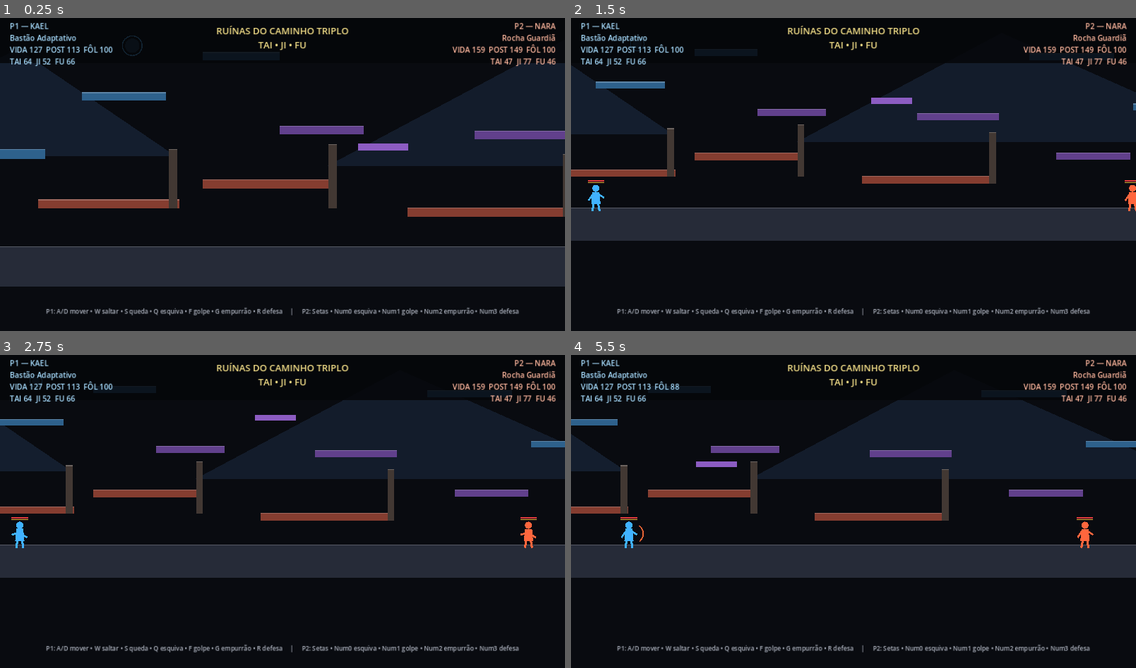
Above: before the commit, frames 1-4 (two rows, left to right).
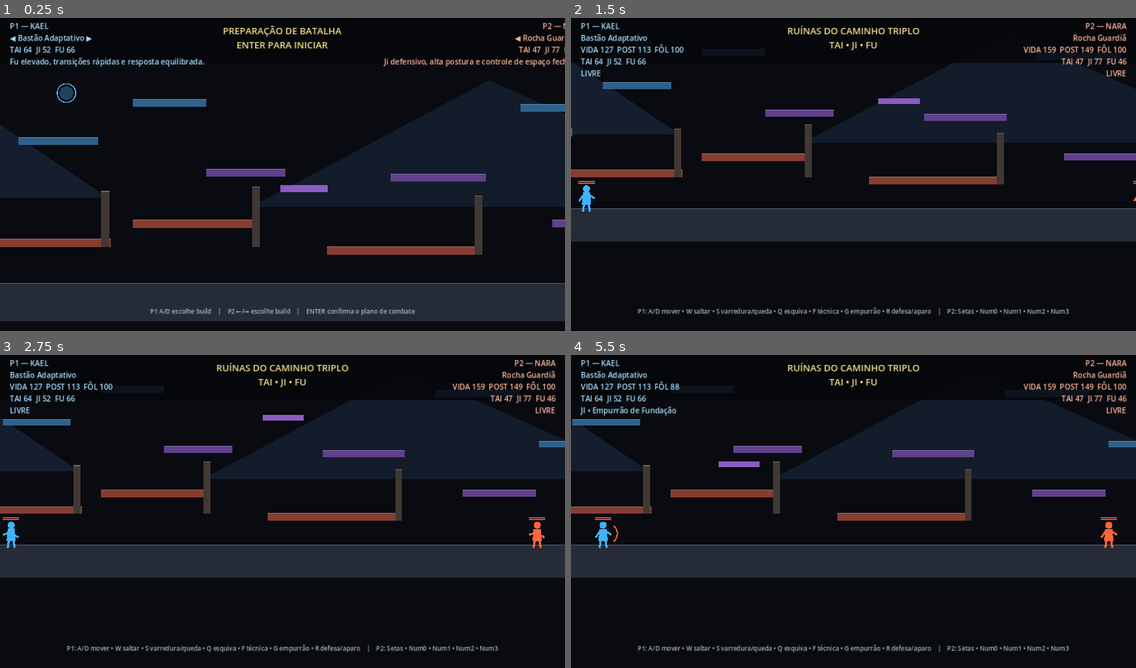
Above: after the commit, the same moments.

Repository: Tehkne-Solutions/taijifu-masters
Game: Godot game, scene res://scenes/main.tscn
Same seed, same stepped clock (60 frames per second), same inputs: the game is played once before the commit and once after it.
Inputs:
- Up to frame 1 (0.25 s): no input
- Up to frame 2 (1.5 s): tap Enter (start_match, bound only after the commit) at 0.5 s; hold D (p1_right) from 0.53 s (still down); tap Left (p2_left) at 0.6 s; tap W (p1_jump) at 0.77 s; tap Right (p2_right) at 0.8, 1.35 s
- Up to frame 3 (2.75 s): tap W (p1_jump) at 1.52 s; tap Enter (start_match, bound only after the commit) at 1.55, 2.1 s; release D (p1_right) at 2.03 s; hold A (p1_left) from 2.03 s (still down); tap Left (p2_left) at 2.3 s
- Up to frame 4 (5.5 s): release A (p1_left) at 2.78 s; hold D (p1_right) 2.78-4.28 s; tap F (p1_attack) at 2.85 s; tap W (p1_jump) at 3.02, 3.77, 4.52 s; tap Right (p2_right) at 3.05, 5.3 s; tap R (p1_block) at 3.6 s; tap Enter (start_match, bound only after the commit) at 3.8 s; hold A (p1_left) 4.28-5.03 s; tap Q (p1_dodge) at 4.35 s; tap Left (p2_left) at 4.55 s; hold D (p1_right) from 5.03 s (still down); tap G (p1_push) at 5.1 s

The runs differ from the first frame. In frame 1, 46% of the frame differs, in the area x 0-100%, y 1-97%; in frame 2, 4.9%; in frame 3, 3.6%; in frame 4, 6.2%.

Commit message:
feat: add pre-battle build preparation

Diff:
--- a/scripts/main.gd
+++ b/scripts/main.gd
@@ -1,23 +1,36 @@
 extends Node2D
 
 const FIGHTER_SCENE := preload("res://scenes/fighter/fighter.tscn")
+
+enum MatchState {
+	PREPARATION,
+	BATTLE
+}
 
 @onready var arena: TriplePathArena = $Arena
 @onready var camera: Camera2D = $Camera2D
 @onready var player_one_label: Label = $HUD/PlayerOne
 @onready var player_two_label: Label = $HUD/PlayerTwo
 @onready var center_label: Label = $HUD/CenterInfo
+@onready var controls_label: Label = $HUD/Controls
 
 var player_one: FighterController
 var player_two: FighterController
 var _resetting_round := false
+var _state: MatchState = MatchState.PREPARATION
+var _preset_ids: Array[StringName] = []
+var _selected_preset_indices: Array[int] = [0, 2]
 
 func _ready() -> void:
 	_register_prototype_inputs()
-	_spawn_fighters()
-	center_label.text = "RUÍNAS DO CAMINHO TRIPLO\nTAI • JI • FU"
+	_preset_ids = BuildProfile.available_prototype_presets()
+	_enter_preparation()
 
 func _process(delta: float) -> void:
+	if _state == MatchState.PREPARATION:
+		_process_preparation()
+		return
+
 	if not is_instance_valid(player_one) or not is_instance_valid(player_two):
 		return
 
@@ -25,21 +38,82 @@
 	_update_hud()
 	_check_world_limits()
 
+func _enter_preparation() -> void:
+	_state = MatchState.PREPARATION
+	camera.global_position = arena.world_center()
+	camera.zoom = Vector2(0.72, 0.72)
+	center_label.text = "PREPARAÇÃO DE BATALHA\nENTER PARA INICIAR"
+	controls_label.text = "P1 A/D escolhe build    |    P2 ←/→ escolhe build    |    ENTER confirma o plano de combate"
+	_update_preparation_ui()
+
+func _process_preparation() -> void:
+	var changed := false
+	if Input.is_action_just_pressed("p1_left"):
+		_cycle_preset(0, -1)
+		changed = true
+	elif Input.is_action_just_pressed("p1_right"):
+		_cycle_preset(0, 1)
+		changed = true
+
+	if Input.is_action_just_pressed("p2_left"):
+		_cycle_preset(1, -1)
+		changed = true
+	elif Input.is_action_just_pressed("p2_right"):
+		_cycle_preset(1, 1)
+		changed = true
+
+	if changed:
+		_update_preparation_ui()
+
+	if Input.is_action_just_pressed("start_match"):
+		_start_battle()
+
+func _cycle_preset(player_slot: int, direction: int) -> void:
+	_selected_preset_indices[player_slot] = wrapi(
+		_selected_preset_indices[player_slot] + direction,
+		0,
+		_preset_ids.size()
+	)
+
+func _update_preparation_ui() -> void:
+	var p1_build := BuildProfile.prototype_preset(_preset_ids[_selected_preset_indices[0]])
+	var p2_build := BuildProfile.prototype_preset(_preset_ids[_selected_preset_indices[1]])
+	player_one_label.text = _preparation_summary(p1_build, "P1 — KAEL")
+	player_two_label.text = _preparation_summary(p2_build, "P2 — NARA")
+
+func _preparation_summary(build: BuildProfile, title: String) -> String:
+	return "%s\n◀ %s ▶\nTAI %d  JI %d  FU %d\n%s" % [
+		title,
+		build.display_name,
+		roundi(build.tai_index()),
+		roundi(build.ji_index()),
+		roundi(build.fu_index()),
+		build.tactical_summary
+	]
+
+func _start_battle() -> void:
+	_state = MatchState.BATTLE
+	_spawn_fighters()
+	center_label.text = "RUÍNAS DO CAMINHO TRIPLO\nTAI • JI • FU"
+	controls_label.text = "P1: A/D mover • W saltar • S varredura/queda • Q esquiva • F técnica • G empurrão • R defesa/aparo    |    P2: Setas • Num0 • Num1 • Num2 • Num3"
+
 func _spawn_fighters() -> void:
 	player_one = FIGHTER_SCENE.instantiate() as FighterController
 	player_one.player_index = 1
-	player_one.build_preset = &"adaptive_staff"
+	player_one.build_preset = _preset_ids[_selected_preset_indices[0]]
 	player_one.fighter_color = Color(0.25, 0.70, 1.0)
 	player_one.position = arena.respawn_point(1)
 	player_one.defeated.connect(_on_fighter_defeated)
+	player_one.parry_performed.connect(_on_parry_performed)
 	add_child(player_one)
 
 	player_two = FIGHTER_SCENE.instantiate() as FighterController
 	player_two.player_index = 2
-	player_two.build_preset = &"rock_guardian"
+	player_two.build_preset = _preset_ids[_selected_preset_indices[1]]
 	player_two.fighter_color = Color(1.0, 0.40, 0.24)
 	player_two.position = arena.respawn_point(2)
 	player_two.defeated.connect(_on_fighter_defeated)
+	player_two.parry_performed.connect(_on_parry_performed)
 	add_child(player_two)
 
 func _update_camera(delta: float) -> void:
@@ -57,7 +131,7 @@
 	player_two_label.text = _fighter_summary(player_two, "P2 — NARA")
 
 func _fighter_summary(fighter: FighterController, title: String) -> String:
-	return "%s\n%s\nVIDA %d  POST %d  FÔL %d\nTAI %d  JI %d  FU %d" % [
+	return "%s\n%s\nVIDA %d  POST %d  FÔL %d\nTAI %d  JI %d  FU %d\n%s" % [
 		title,
 		fighter.build.display_name,
 		roundi(fighter.health),
@@ -65,13 +139,20 @@
 		roundi(fighter.stamina),
 		roundi(fighter.build.tai_index()),
 		roundi(fighter.build.ji_index()),
-		roundi(fighter.build.fu_index())
+		roundi(fighter.build.fu_index()),
+		fighter.current_technique_label()
 	]
 
 func _check_world_limits() -> void:
 	for fighter in [player_one, player_two]:
 		if fighter.global_position.y > TriplePathArena.WORLD_HEIGHT + 120.0:
 			fighter.receive_hit(9999.0, 9999.0, Vector2.ZERO, fighter.global_position)
+
+func _on_parry_performed(_fighter: FighterController) -> void:
+	center_label.text = "APARO PERFEITO • FU"
+	await get_tree().create_timer(0.45).timeout
+	if not _resetting_round:
+		center_label.text = "RUÍNAS DO CAMINHO TRIPLO\nTAI • JI • FU"
 
 func _on_fighter_defeated(_fighter: FighterController) -> void:
 	if _resetting_round:
@@ -104,6 +185,7 @@
 	_add_key_action(&"p2_attack", KEY_KP_1)
 	_add_key_action(&"p2_push", KEY_KP_2)
 	_add_key_action(&"p2_block", KEY_KP_3)
+	_add_key_action(&"start_match", KEY_ENTER)
 
 func _add_key_action(action: StringName, keycode: int) -> void:
 	if not InputMap.has_action(action):
